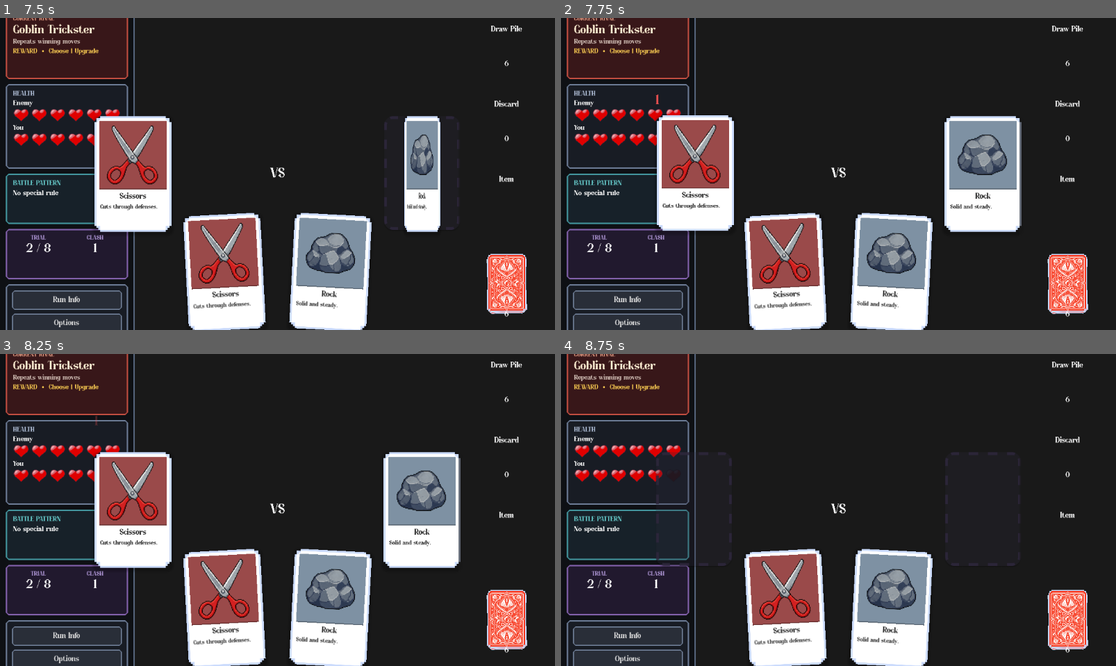
Above: before the commit, frames 1-4 (two rows, left to right).
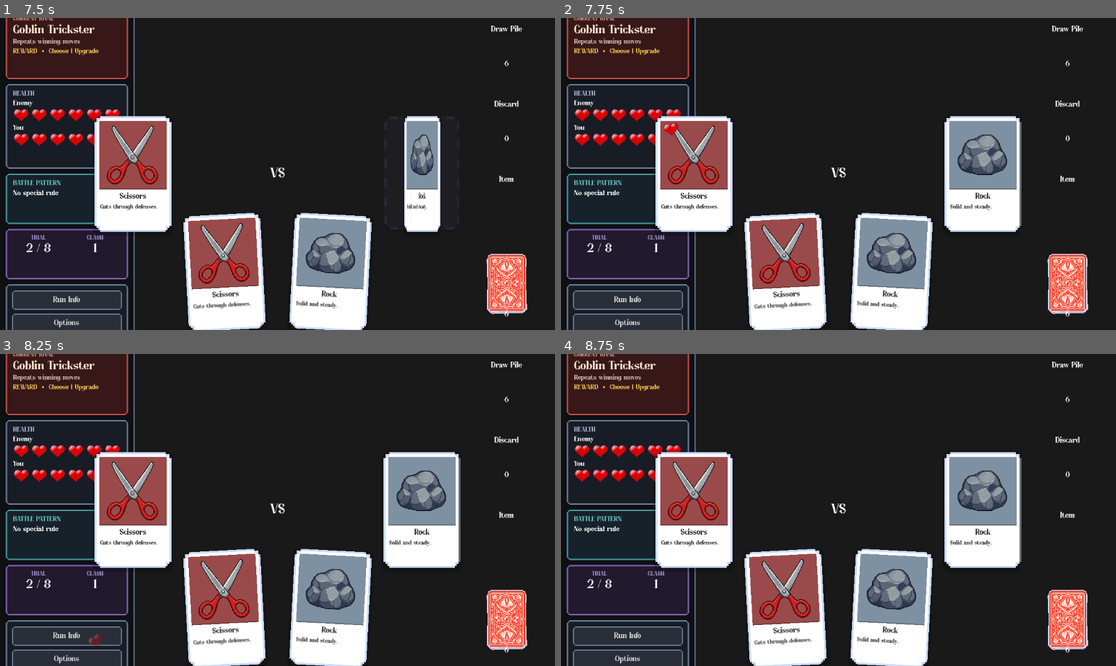
Above: after the commit, the same moments.

Repository: MaulRai/jankpot
Game: Godot game, scene res://scenes/main/Main.tscn
The game is run twice, just before and just after one commit, with the same random seed, the same clock (stepped at 60 frames per second) and the same inputs.
Inputs (mouse positions are in pixels of both pictures, inside the frame that each line leads up to):
- Up to frame 1 (7.5 s): click "Run Info" at 0.5 s; click "Run Info" at 1.25 s; click "Run Info" at 2 s; click "Options" at 2.75 s; tap Enter at 3.5 s; drag from (222, 270) to (333, 105) at 3.52 s; drag from (277, 270) to (249, 236) at 4.27 s; move the mouse to (333, 270) at 5.02 s; click (333, 270) at 5.17 s; tap Space at 5.75 s; drag from (249, 236) to (111, 127) at 5.77 s; drag from (133, 170) to (305, 174) at 6.52 s; drag from (133, 174) to (194, 96) at 7.27 s
- Up to frame 2 (7.75 s): no input
- Up to frame 3 (8.25 s): move the mouse to (421, 510) at 8.02 s; click (421, 510) at 8.17 s
- Up to frame 4 (8.75 s): no input

Frame 1 is identical in both runs. In frame 2, 1.6% of the frame differs, in the area x 17-32%, y 24-69%; in frame 3, less than 0.1%; in frame 4, 10%, in the area x 16-83%, y 31-70%.

Commit message:
feat: heart UI

Diff:
--- a/scripts/game/GameController.gd
+++ b/scripts/game/GameController.gd
@@ -329,39 +329,16 @@
 	match result:
 		BattleResolver.Result.WIN:
 			enemy_hp -= 1
+			await battle_sidebar.animate_heart_loss(false, enemy_hp)
 			_update_labels()
-			_show_floating_text(enemy_slot, "1", Color("#FF5555"))
 			await _shake_node(enemy_slot)
 		BattleResolver.Result.LOSE:
 			player_hp -= 1
+			await battle_sidebar.animate_heart_loss(true, player_hp)
 			_update_labels()
-			_show_floating_text(player_slot, "1", Color("#FF5555"))
 			await _shake_node(player_slot)
 		BattleResolver.Result.DRAW:
-			_show_floating_text(player_slot, "Draw", Color.GRAY)
 			await get_tree().create_timer(0.4).timeout
-
-func _show_floating_text(target_node: Control, text: String, color: Color) -> void:
-	var label := Label.new()
-	label.text = text
-	label.modulate = color
-	label.add_theme_font_size_override("font_size", 28)
-	label.horizontal_alignment = HORIZONTAL_ALIGNMENT_CENTER
-	label.vertical_alignment = VERTICAL_ALIGNMENT_CENTER
-
-	# Position above target node
-	var label_pos: Vector2 = target_node.global_position + Vector2(0, -40)
-	var root: Node = get_parent()
-	root.add_child(label)
-	label.global_position = label_pos
-	label.z_index = 2000
-
-	var tween := create_tween()
-	tween.tween_property(label, "global_position:y", label_pos.y - 50, 0.8)
-	tween.parallel().tween_property(label, "modulate:a", 0.0, 0.8)
-
-	await tween.finished
-	label.queue_free()
 
 func _shake_node(node: Control) -> void:
 	var original_pos := Vector2(node.position)
--- a/scripts/ui/BattleSidebar.gd
+++ b/scripts/ui/BattleSidebar.gd
@@ -23,6 +23,61 @@
 	trial_value.text = "%d / %d" % [trial_current, trial_total]
 	clash_value.text = str(clash)
 
+func animate_heart_loss(is_player: bool, health_after_damage: int) -> void:
+	var container := player_hearts if is_player else enemy_hearts
+	var heart_index := clampi(health_after_damage, 0, MAX_HEALTH - 1)
+	if heart_index >= container.get_child_count():
+		return
+
+	var source_heart := container.get_child(heart_index) as TextureRect
+	if not source_heart:
+		return
+
+	var falling_heart := TextureRect.new()
+	falling_heart.texture = source_heart.texture
+	falling_heart.expand_mode = TextureRect.EXPAND_IGNORE_SIZE
+	falling_heart.stretch_mode = TextureRect.STRETCH_KEEP_ASPECT_CENTERED
+	falling_heart.mouse_filter = Control.MOUSE_FILTER_IGNORE
+	falling_heart.size = source_heart.size
+	falling_heart.pivot_offset = falling_heart.size * 0.5
+	get_tree().current_scene.add_child(falling_heart)
+	falling_heart.global_position = source_heart.global_position
+	falling_heart.z_index = 2500
+
+	# Keep an empty dark heart in the bar while its colored copy falls away.
+	source_heart.modulate = Color(0.16, 0.17, 0.2, 0.5)
+
+	var direction := -1.0 if is_player else 1.0
+	var jump_position := falling_heart.global_position + Vector2(direction * 7.0, -22.0)
+	var fall_position := Vector2(
+		falling_heart.global_position.x + direction * randf_range(28.0, 55.0),
+		get_viewport_rect().size.y + falling_heart.size.y + 30.0
+	)
+
+	var tween := create_tween()
+	tween.tween_property(falling_heart, "global_position", jump_position, 0.16) \
+		.set_trans(Tween.TRANS_QUAD).set_ease(Tween.EASE_OUT)
+	tween.parallel().tween_property(
+		falling_heart,
+		"rotation_degrees",
+		direction * randf_range(8.0, 15.0),
+		0.16
+	)
+	tween.tween_property(falling_heart, "global_position", fall_position, 0.5) \
+		.set_trans(Tween.TRANS_QUAD).set_ease(Tween.EASE_IN)
+	tween.parallel().tween_property(
+		falling_heart,
+		"rotation_degrees",
+		direction * randf_range(28.0, 42.0),
+		0.5
+	)
+	tween.parallel().tween_property(falling_heart, "modulate:a", 0.15, 0.5) \
+		.set_trans(Tween.TRANS_SINE).set_ease(Tween.EASE_IN)
+	await tween.finished
+
+	falling_heart.queue_free()
+	_update_heart_row(container, health_after_damage)
+
 func _build_heart_row(container: HBoxContainer) -> void:
 	for child in container.get_children():
 		child.queue_free()
@@ -41,4 +96,5 @@
 	for i in range(container.get_child_count()):
 		var heart := container.get_child(i) as TextureRect
 		if heart:
-			heart.modulate = Color.WHITE if i < clamped_health else Color(0.22, 0.24, 0.28, 0.38)
+			heart.visible = true
+			heart.modulate = Color.WHITE if i < clamped_health else Color(0.16, 0.17, 0.2, 0.5)
